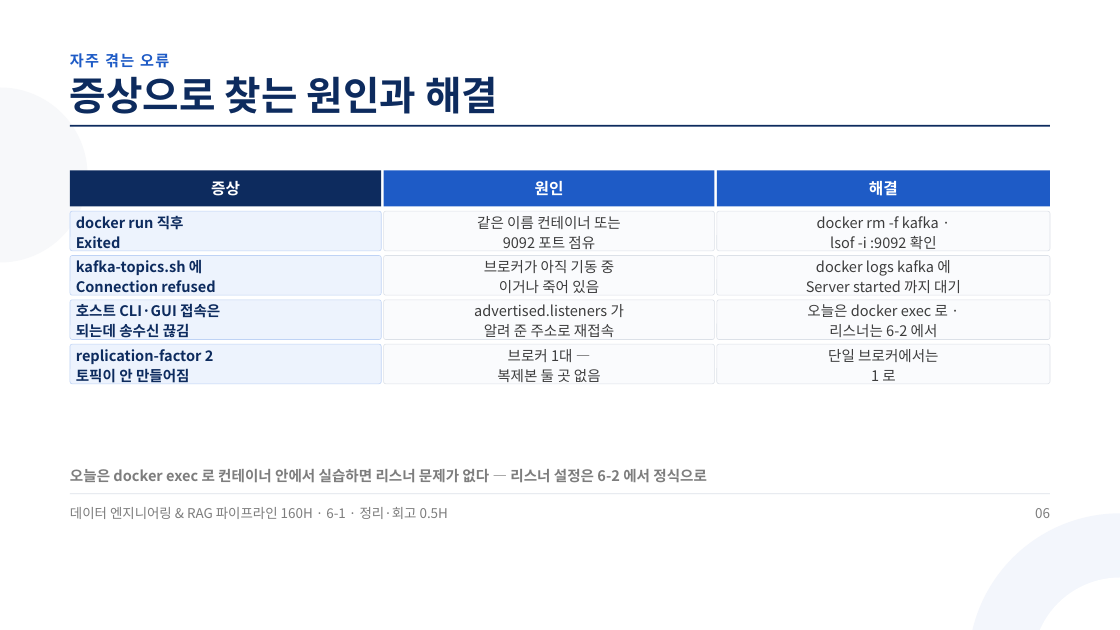
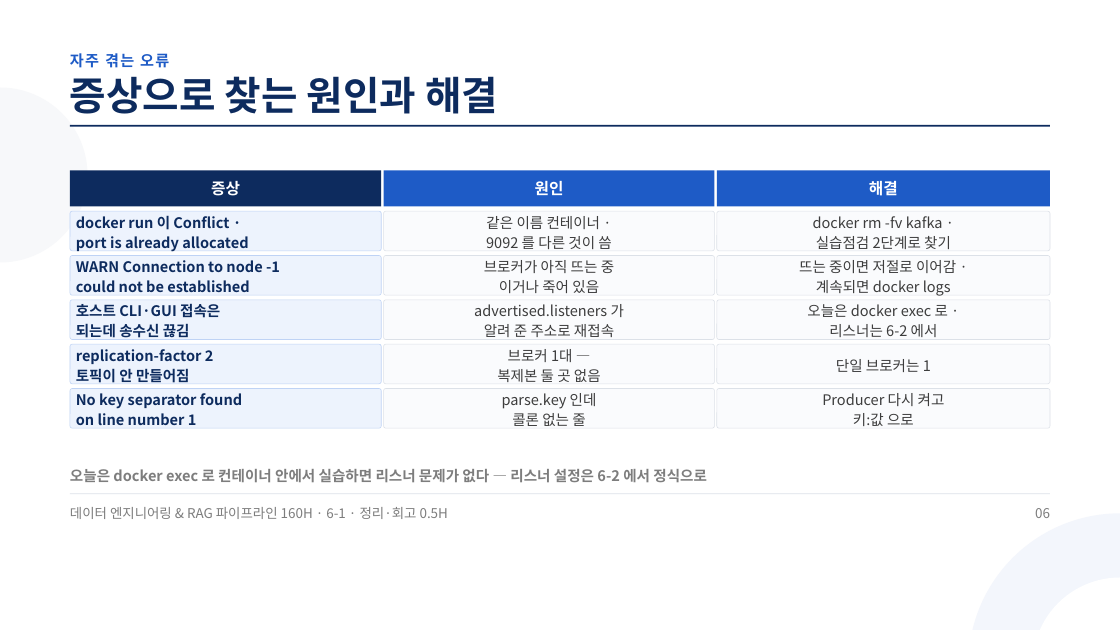
Before and after one commit to aebonlee/materials, a slide deck: slide 6 of data-eng/decks/w6d1s3.pptx. Drawn at 1120x630 pixels with LibreOffice and Linux fonts; fonts in the diff are those of the drawing. Boxes give left, top, right and bottom in pixels: in the first picture for what was removed or moved away, otherwise in the second. Text is boxed around its words. In the diff, an @@ line names an element or a change of style, - is before the commit and + after.

```diff
--- a/data-eng/decks/w6d1s3.pptx
+++ b/data-eng/decks/w6d1s3.pptx
@@ text at [76,215,248,252]: text changed @@
-docker run 직후
-Exited
+docker run 이 Conflict ·
+port is already allocated
@@ text at [486,216,611,249]: text changed @@
-같은 이름 컨테이너 또는
-9092 포트 점유
+같은 이름 컨테이너 ·
+9092 를 다른 것이 씀
@@ text at [813,216,951,249]: text changed @@
-docker rm -f kafka ·
-lsof -i :9092 확인
+docker rm -fv kafka ·
+실습점검 2단계로 찾기
@@ text at [76,260,280,292]: text changed @@
-kafka-topics.sh 에
-Connection refused
+WARN Connection to node -1
+could not be established
@@ text at [484,260,614,273]: text changed @@
-브로커가 아직 기동 중
+브로커가 아직 뜨는 중
@@ text at [799,260,956,296]: text changed @@
-docker logs kafka 에
-Server started 까지 대기
+뜨는 중이면 저절로 이어감 ·
+계속되면 docker logs
@@ text at [836,359,931,372]: text changed @@
-단일 브로커에서는
-1 로
+단일 브로커는 1
@@ rounded rectangle added at [70,389,381,428], fill #EDF3FD, outline #BFD3F5 0.75 pt @@
@@ rounded rectangle added at [384,389,715,428], fill #FAFBFD, outline #DCE1E8 0.75 pt @@
@@ rounded rectangle added at [717,389,1050,428], fill #FAFBFD, outline #DCE1E8 0.75 pt @@
@@ text added at [76,393,242,425], 18.8 pt, text #0D2B5E, bold @@
+No key separator found
+on line number 1
@@ text added at [502,393,597,426], 18.8 pt, text #3D3D3D @@
+parse.key 인데
+콜론 없는 줄
@@ text added at [822,393,945,426], 18.8 pt, text #3D3D3D @@
+Producer 다시 켜고
+키:값 으로
```
Also in this commit, not shown: 4 other slides changed, 9 other files.
